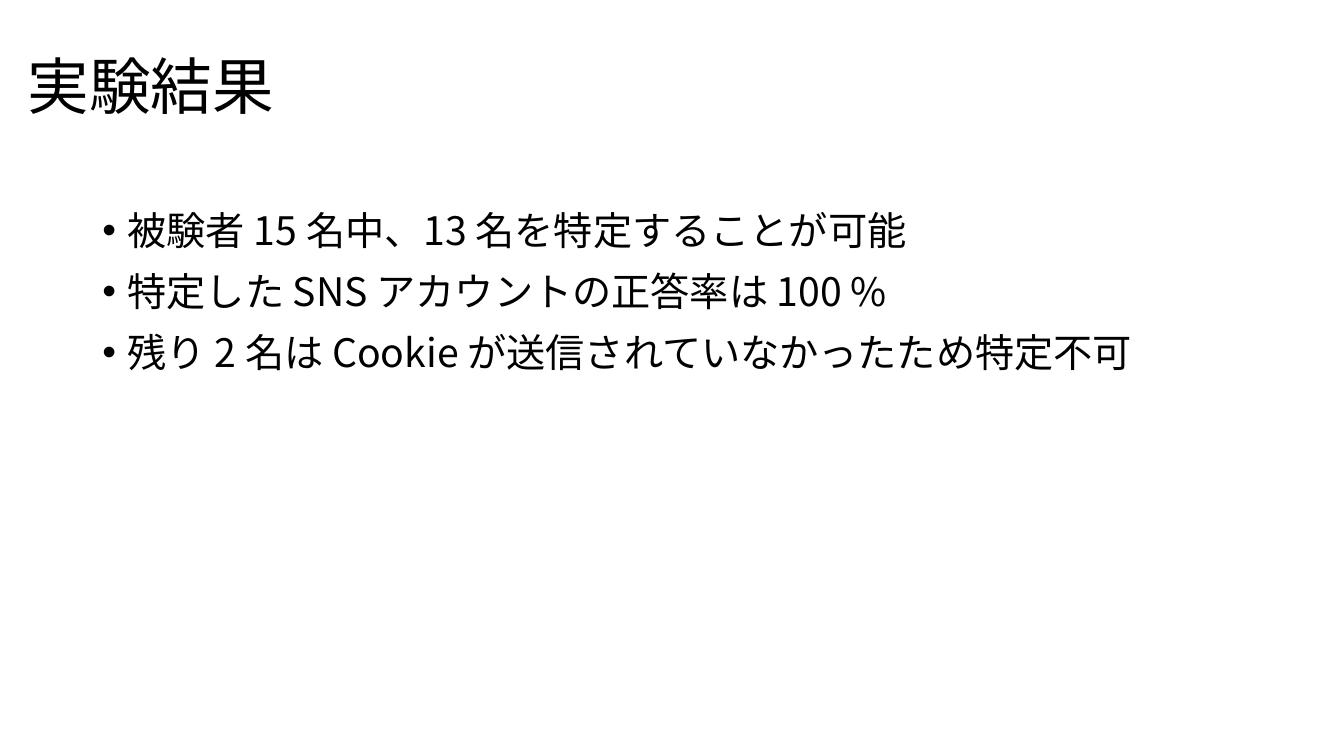
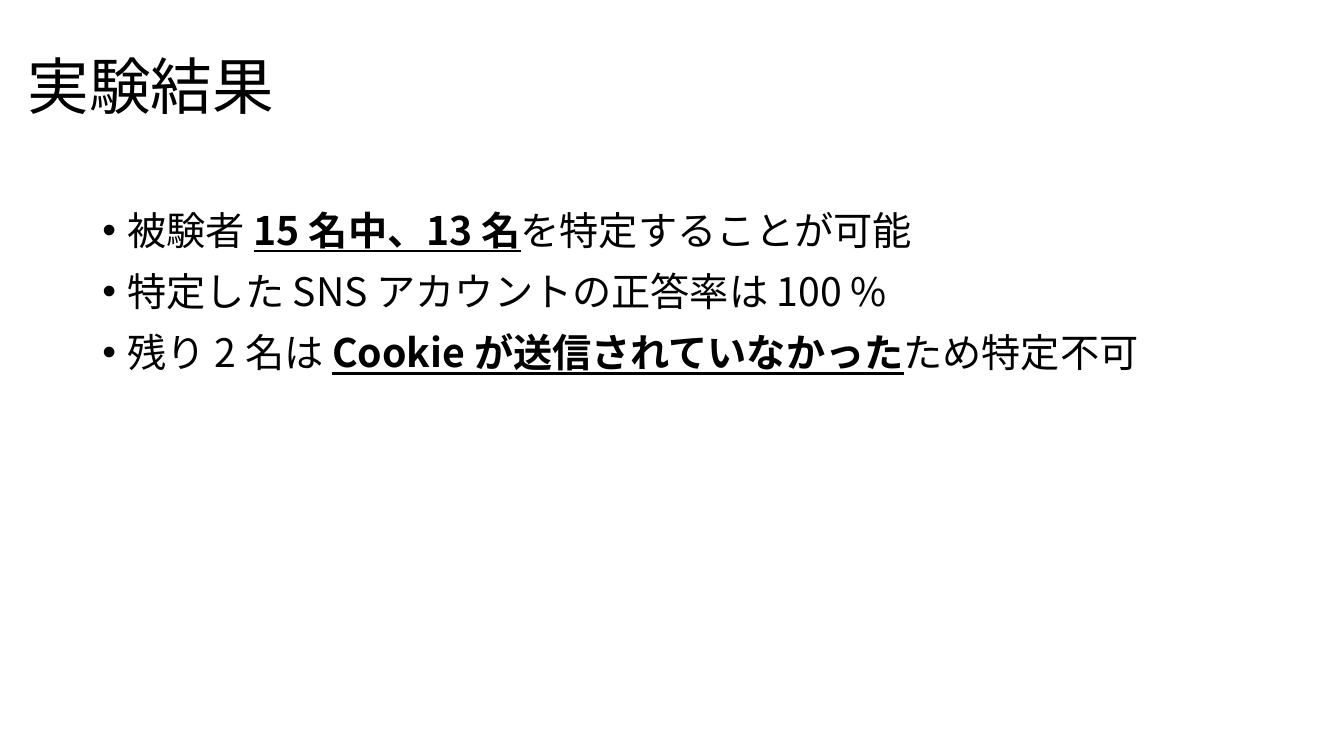
Before and after one commit to noraworld/graduation-thesis, a slide deck: slide 10 of presentation_slides.pptx. Drawn at 1344x756 pixels with LibreOffice and Linux fonts; fonts in the diff are those of the drawing. Boxes give left, top, right and bottom in pixels: in the first picture for what was removed or moved away, otherwise in the second. Text is boxed around its words. In the diff, an @@ line names an element or a change of style, - is before the commit and + after.

```diff
--- a/presentation_slides.pptx
+++ b/presentation_slides.pptx
@@ text at (128, 211, 1138, 375): bold on, underline on in "15 名中、13 名を特定することが可能", "Cookie が送信されていなかったため特定不可" @@
```
Also in this commit, not shown: 6 other slides changed.
